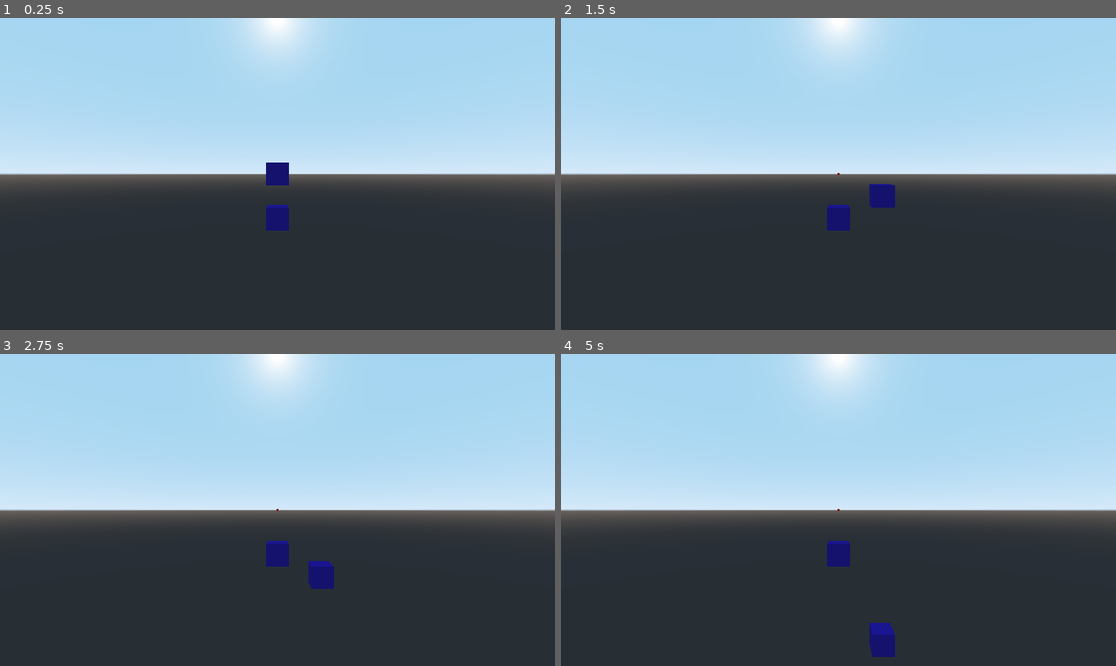
Above: before the commit, frames 1-4 (two rows, left to right).
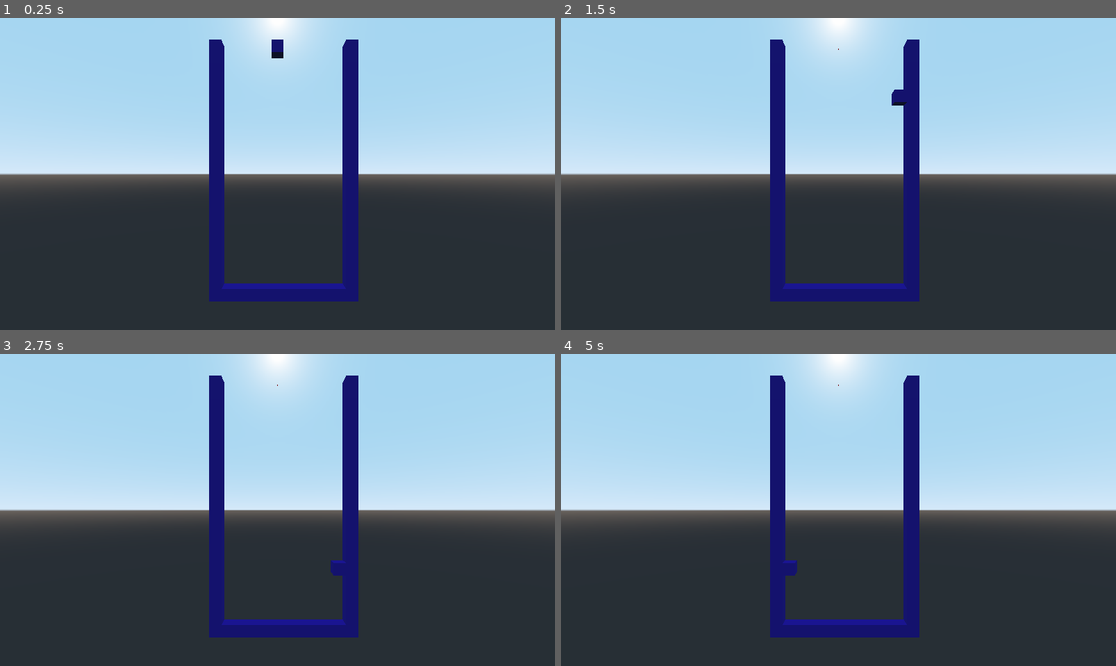
Above: after the commit, the same moments.

Repository: RichTeaMan/godot-tetris
Game: Godot game, scene res://Main.tscn
The game is run twice, just before and just after one commit, with the same random seed, the same clock (stepped at 60 frames per second) and the same inputs.
Inputs:
- Up to frame 1 (0.25 s): no input
- Up to frame 2 (1.5 s): tap Enter at 0.5 s; hold D (right) 0.53-1.28 s; hold S (down) from 1.28 s (still down)
- Up to frame 3 (2.75 s): release S (down) at 2.03 s; hold D (right) from 2.03 s (still down)
- Up to frame 4 (5 s): tap Space at 2.75 s; tap Enter at 3.5 s; release D (right) at 3.53 s; hold A (left) from 3.53 s (still down)

The runs differ from the first frame. In frame 1, 6.7% of the frame differs, in the area x 37-65%, y 6-91%; in frame 2, 6.7%; in frame 3, 6.8%; in frame 4, 6.6%.

Commit message:
Added guard blocks.

Diff:
--- a/BasicBlock.tscn
+++ b/BasicBlock.tscn
@@ -7,7 +7,7 @@
 albedo_color = Color( 0.145098, 0.0392157, 0.615686, 1 )
 
 [sub_resource type="BoxShape" id=3]
-extents = Vector3( 0.5, 0.5, 0.5 )
+extents = Vector3( 0.45, 0.45, 0.45 )
 
 [node name="BasicBlock" type="KinematicBody"]
 
--- a/Main.gd
+++ b/Main.gd
@@ -13,9 +13,8 @@
 
 # Called when the node enters the scene tree for the first time.
 func _ready():
-	var guard_block = basic_block_scene.instance();
-	guard_block.translation = Vector3(0, -2, 0)
-	add_child(guard_block)
+
+	create_guards()
 
 	var basic_block = basic_block_scene.instance()
 
@@ -34,6 +33,21 @@
 	add_child(basic_block)
 	current_block = basic_block
 
+func create_guards():
+	for n in 20:
+		var guard_block_a = basic_block_scene.instance();
+		guard_block_a.translation = Vector3(-5, -n, 0)
+		add_child(guard_block_a)
+
+		var guard_block_b = basic_block_scene.instance();
+		guard_block_b.translation = Vector3(6, -n, 0)
+		add_child(guard_block_b)
+
+	for n in 12:
+		var guard_block = basic_block_scene.instance();
+		guard_block.translation = Vector3(-5 + n, -20, 0)
+		add_child(guard_block)
+
 
 # Called every frame. 'delta' is the elapsed time since the previous frame.
 #func _process(delta):
@@ -41,7 +55,7 @@
 
 
 func _on_Timer_timeout():
-	current_block.move_and_collide(Vector3(0, -1, 0))
+	#current_block.move_and_collide(Vector3(0, -1, 0))
 	pressed = false
 
 func _physics_process(delta):
@@ -55,5 +69,8 @@
 		direction.y -= 1
 
 	if !pressed && direction != Vector3.ZERO:
-		current_block.move_and_collide(direction)
-		pressed = true
+		var result = current_block.move_and_collide(direction, true, true, true)
+		print(result)
+		if !result:
+			current_block.move_and_collide(direction)
+			pressed = true
--- a/Main.tscn
+++ b/Main.tscn
@@ -14,6 +14,7 @@
 basic_block_scene = ExtResource( 2 )
 
 [node name="Timer" type="Timer" parent="."]
+wait_time = 0.05
 autostart = true
 
 [node name="OriginPivot" type="Spatial" parent="."]
@@ -23,6 +24,6 @@
 material/0 = SubResource( 2 )
 
 [node name="Camera" type="Camera" parent="."]
-transform = Transform( 1, 0, 0, 0, 1, 0, 0, 0, 1, 0, 0, 10.3442 )
+transform = Transform( 1, 0, 0, 0, 1, 0, 0, 0, 1, 0, -10.2626, 18.3442 )
 
 [connection signal="timeout" from="Timer" to="." method="_on_Timer_timeout"]
